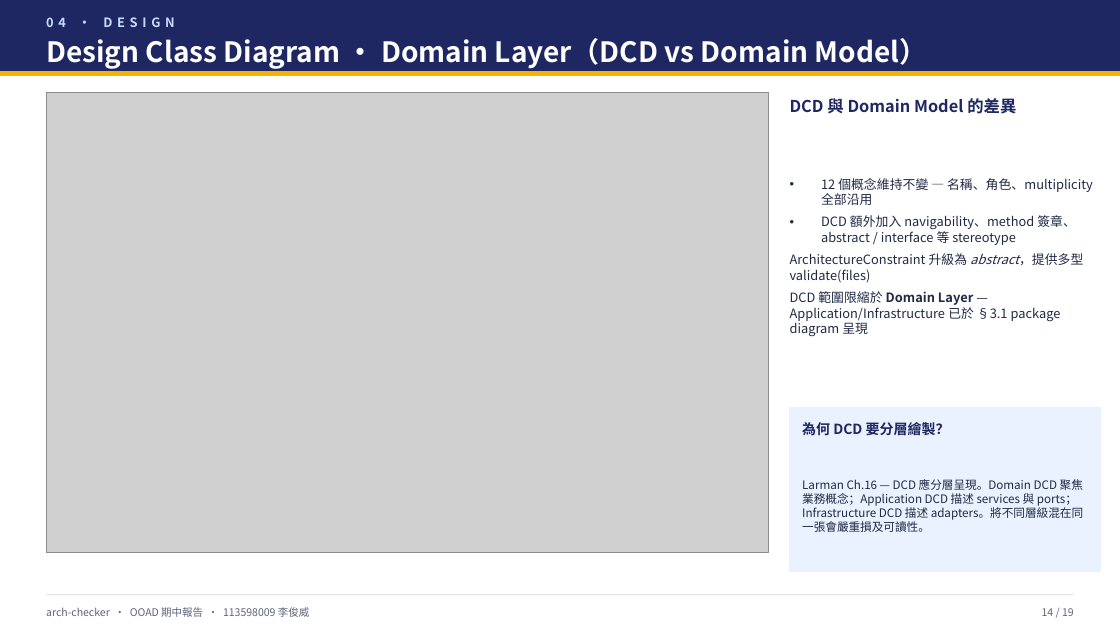
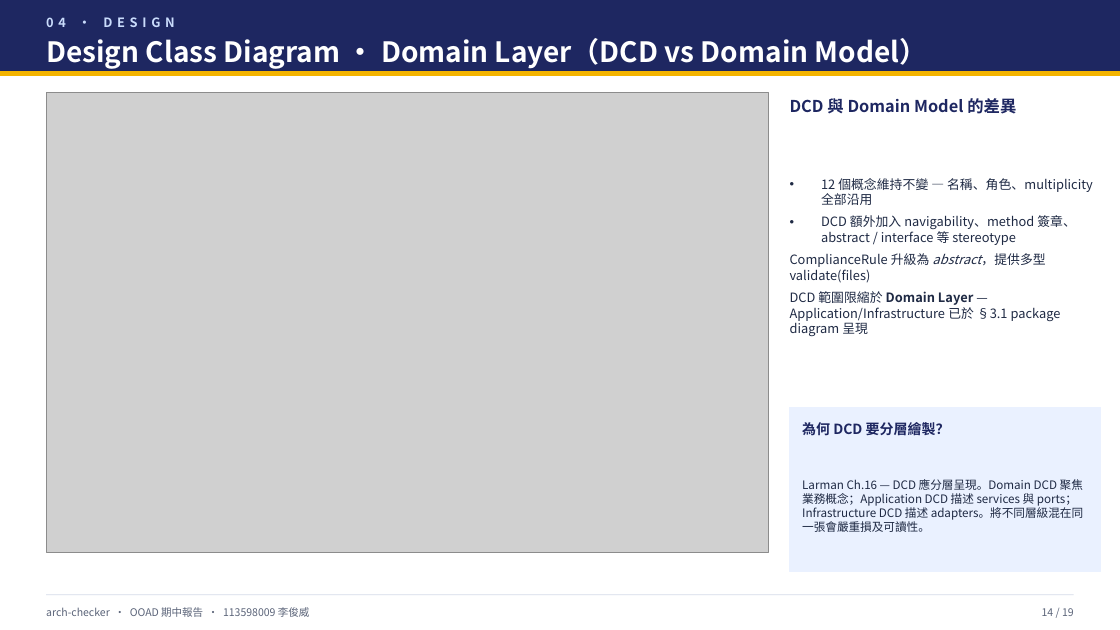
Before and after one commit to chun-wei0413/arch-checker, a slide deck: slide 15 of hw/Midterm/midterm-team6.pptx. Drawn at 1120x630 pixels with LibreOffice and Linux fonts; fonts in the diff are those of the drawing; grey boxes stand for pictures. Boxes give left, top, right and bottom in pixels: in the first picture for what was removed or moved away, otherwise in the second. Text is boxed around its words. In the diff, an @@ line names an element or a change of style, - is before the commit and + after.

```diff
--- a/hw/Midterm/midterm-team6.pptx
+++ b/hw/Midterm/midterm-team6.pptx
@@ text at [790, 253, 1045, 283]: text changed @@
-ArchitectureConstraint 升級為 abstract，提供多型 validate(files)
+ComplianceRule 升級為 abstract，提供多型 validate(files)
```
Also in this commit, not shown: 13 other slides changed, 1 other file.
